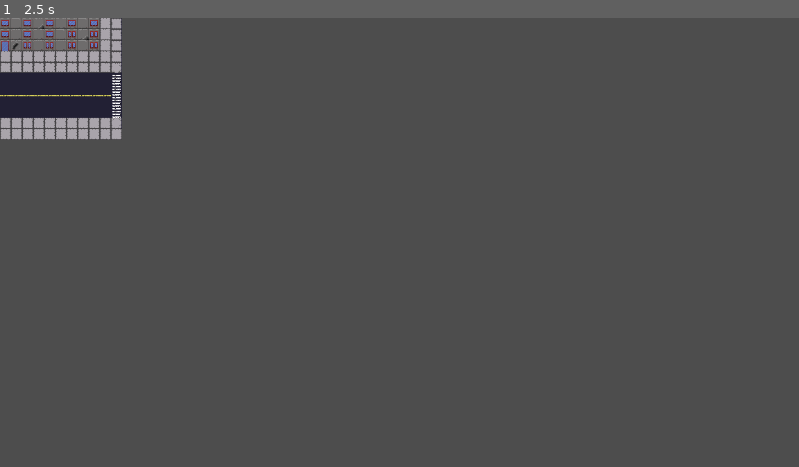
Above: before the commit, frame 1.
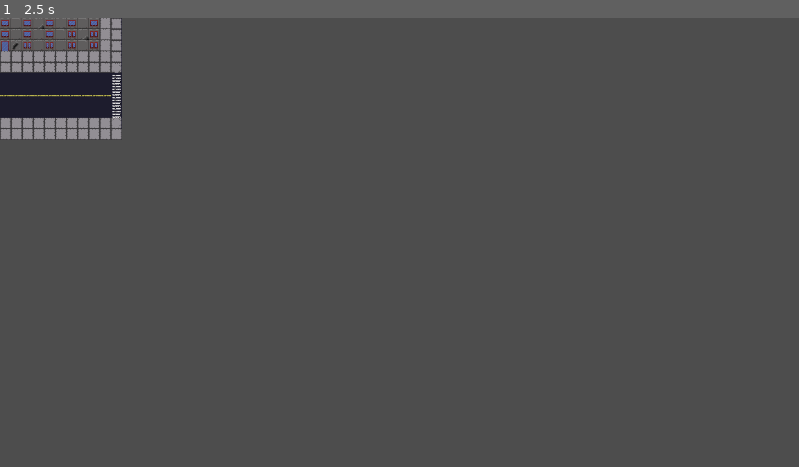
Above: after the commit, the same moment.

Repository: captainstruggles/Stellar-Cowboy
Game: Godot game, scene res://scenes/locations/LowerVale/lowervale.tscn
Two runs of this game, one before a commit and one after it. Both use one fixed random seed, a clock stepped at 60 frames per second and the inputs below. This scene is started directly instead of the project's main scene.
Inputs (mouse positions are in pixels of both pictures, inside the frame that each line leads up to):
- Up to frame 1 (2.5 s): tap Enter at 0.5, 2 s; move the mouse to (575, 220) at 0.52 s; hold D (right) 0.53-1.28 s; tap Space (interact) at 0.6, 1.25 s; click (575, 220) at 0.67 s; move the mouse to (239, 264) at 1.27 s; hold S (down) 1.28-2.03 s; tap Mouse wheel down (zoom_in) at 1.35 s; move the mouse to (479, 143) at 2.02 s; hold D (right) from 2.03 s (still down); hold Mouse wheel up (zoom_out) from 2.03 s (still down)

The runs differ from the first frame. In frame 1, 0.1% of the frame differs, in the area x 0-16%, y 0-23%.

Commit message:
Fixing Re-added Day night cycle

Diff:
--- a/scenes/effects/sun/sun.gd
+++ b/scenes/effects/sun/sun.gd
@@ -1,9 +1,10 @@
-extends DirectionalLight2D
+extends CanvasModulate
 
 ## Number of seconds it takes to loop a full 24 hours
 @export var FullDayCycle : float = 24
 
 @onready var _timer : Timer = get_node("Timer")
+@onready var Light : DirectionalLight2D = get_node("DirectionalLight2D")
 
 var _isDay : bool = true
 var tween
@@ -11,7 +12,7 @@
 func _ready():
 	var timerCycle = FullDayCycle / 2
 	tween = get_tree().create_tween()
-	tween.tween_property(self, "energy", 0, timerCycle)
+	tween.tween_property(Light, "energy", 0, timerCycle)
 	_isDay = true
 	_timer.wait_time = timerCycle
 	_timer.start()
@@ -24,4 +25,4 @@
 	_isDay = !_isDay
 	if _isDay:
 		newEnergy = 0
-	tween.tween_property(self, "energy", newEnergy, timerCycle)
+	tween.tween_property(Light, "energy", newEnergy, timerCycle)
--- a/scenes/effects/sun/sun.tscn
+++ b/scenes/effects/sun/sun.tscn
@@ -2,9 +2,11 @@
 
 [ext_resource type="Script" path="res://scenes/effects/sun/sun.gd" id="1_wffde"]
 
-[node name="Sun" type="DirectionalLight2D"]
-position = Vector2(4, 163)
+[node name="Sun" type="CanvasModulate"]
+color = Color(0.0745098, 0.0745098, 0.0745098, 1)
 script = ExtResource("1_wffde")
+
+[node name="DirectionalLight2D" type="DirectionalLight2D" parent="."]
 
 [node name="Timer" type="Timer" parent="."]
 
--- a/scenes/locations/LowerVale/lowervale.tscn
+++ b/scenes/locations/LowerVale/lowervale.tscn
@@ -1,7 +1,8 @@
-[gd_scene load_steps=3 format=3 uid="uid://cwnju85taroxa"]
+[gd_scene load_steps=4 format=3 uid="uid://cwnju85taroxa"]
 
 [ext_resource type="PackedScene" uid="uid://rvy80yljkl8j" path="res://scenes/tilemaps/ghetto/ghetto.tscn" id="1_o42iw"]
 [ext_resource type="PackedScene" uid="uid://dvbg32p17e51e" path="res://scenes/locations/sceneTransporter/sceneTransporter.tscn" id="2_0gumw"]
+[ext_resource type="PackedScene" uid="uid://5smi0n411rw2" path="res://scenes/effects/sun/sun.tscn" id="3_lasd6"]
 
 [node name="lowervale" type="Node2D"]
 
@@ -14,3 +15,5 @@
 position = Vector2(7, 46)
 scene = "Apartment"
 spot = "Apartment"
+
+[node name="Sun" parent="." instance=ExtResource("3_lasd6")]
